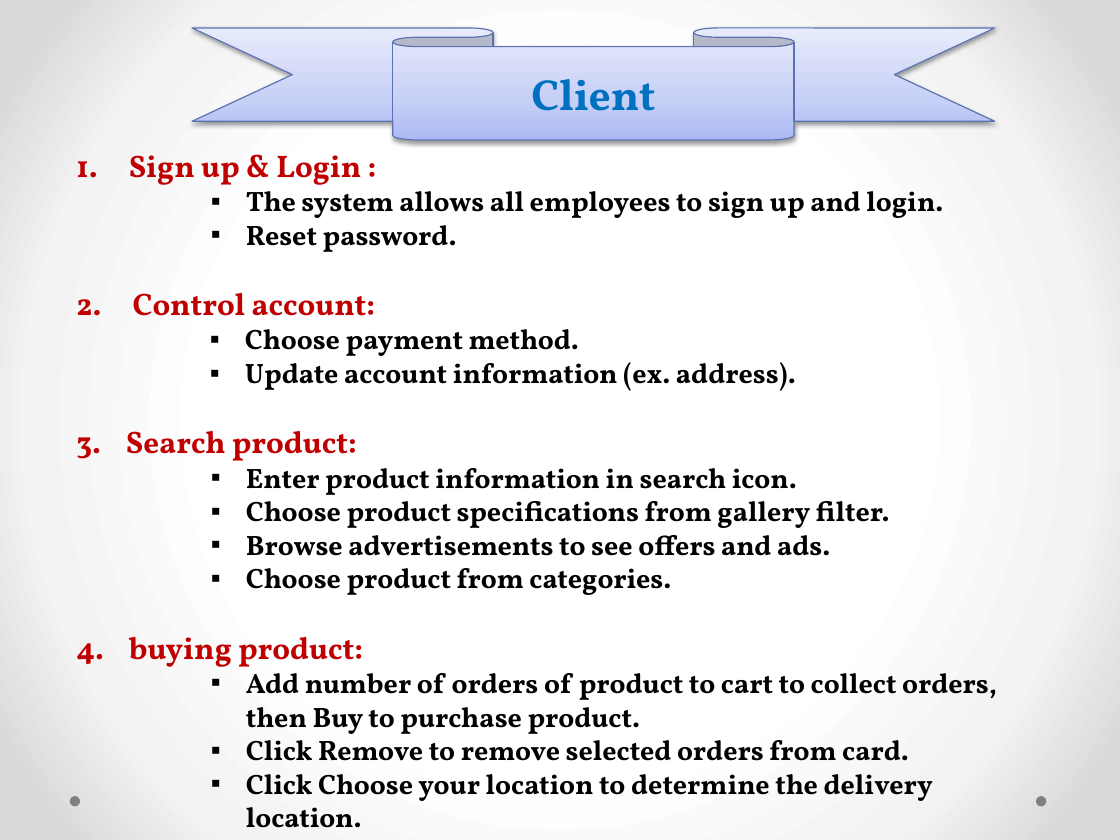
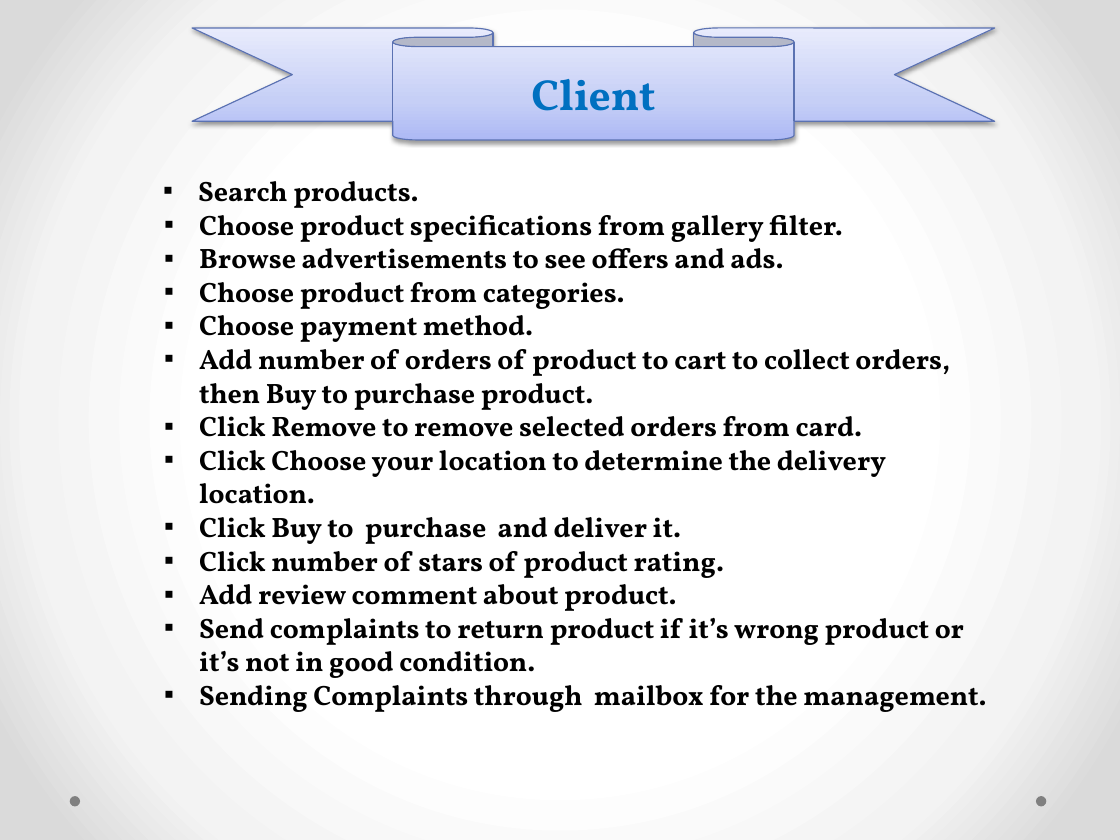
Before and after one commit to ahmedsharabasy/Furniture-online-store, a slide deck: slide 6 of System analysis/requirements specification document.pptx (slide 8 before the commit). Drawn at 1120x840 pixels with LibreOffice and Linux fonts; fonts in the diff are those of the drawing. Boxes give left, top, right and bottom in pixels: in the first picture for what was removed or moved away, otherwise in the second. Text is boxed around its words. In the diff, an @@ line names an element or a change of style, - is before the commit and + after.

```diff
--- a/System analysis/requirements specification document.pptx
+++ b/System analysis/requirements specification document.pptx
@@ text "Search products.": place and size @@
-text "Search products." at box(76, 155, 997, 828)
+text "Search products." at box(198, 181, 986, 712)
@@ text at box(198, 181, 418, 208): text changed @@
-1. Sign up & Login :
-  ▪ The system allows all employees to sign up and login.
-  ▪ Reset password.
-2. Control account:
-    ▪ Choose payment method.
-    ▪ Update account information (ex. address).
-3. Search product:
-  ▪ Enter product information in search icon.
+    ▪ Search products.
@@ text at box(199, 315, 533, 342): text changed; size 20 to 18 pt; text colour #C00000 to #000000 @@
-4. buying product:
+  ▪ Choose payment method.
@@ text at box(199, 551, 986, 712): paragraphs added @@
+  ▪ Click number of stars of product rating.
+  ▪ Add review comment about product.
+  ▪ Send complaints to return product if it’s wrong product or it’s not in good condition.
+  ▪ Sending Complaints through mailbox for the management.
```
Also in this commit, not shown: 2 other slides changed, 4 slides removed, 46 other files.
